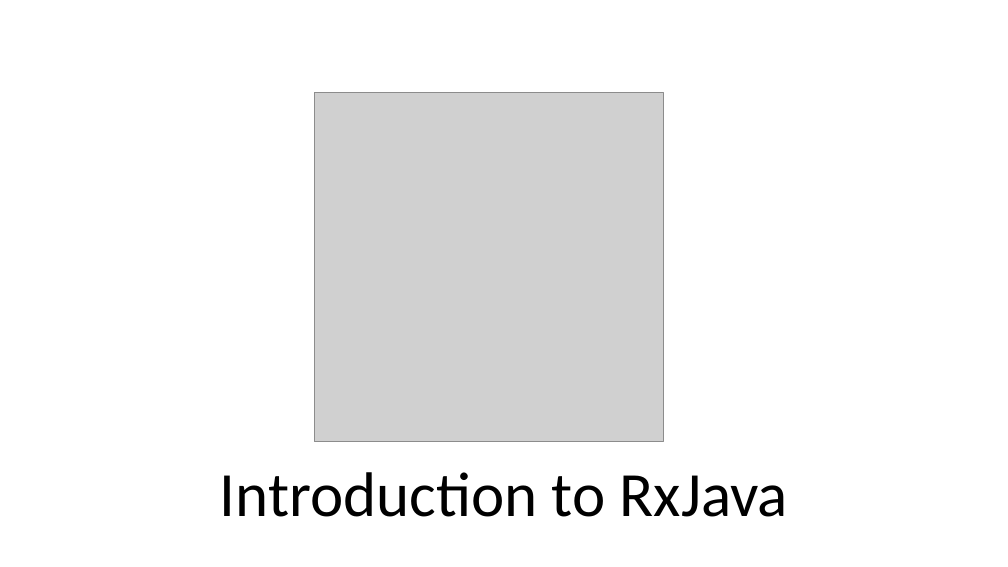
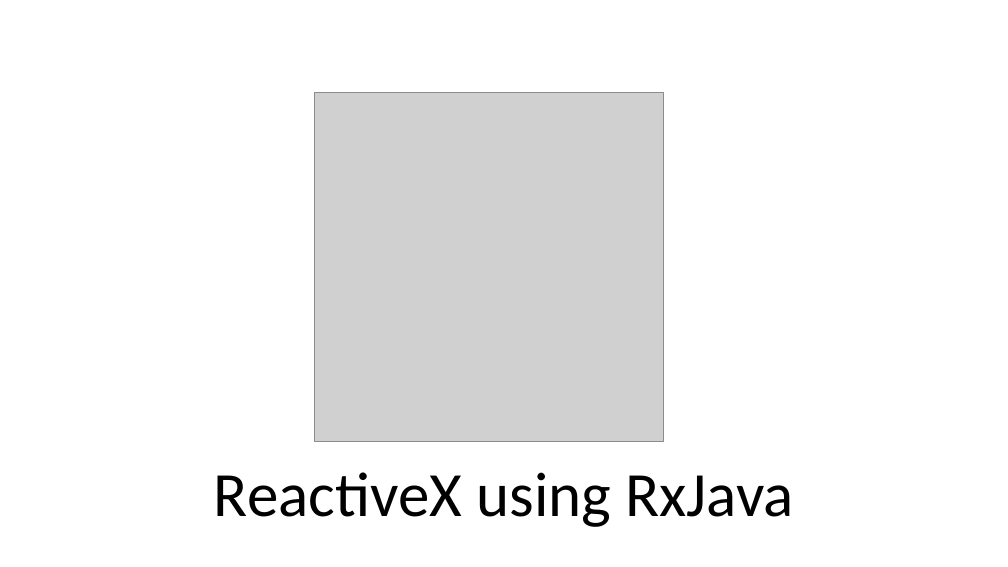
Before and after one commit to chandanthakur/rxjava-basics, a slide deck: slide 1 of ppt/RxJava.pptx. Drawn at 1008x567 pixels with LibreOffice and Linux fonts; fonts in the diff are those of the drawing; grey boxes stand for pictures. Boxes give left, top, right and bottom in pixels: in the first picture for what was removed or moved away, otherwise in the second. Text is boxed around its words. In the diff, an @@ line names an element or a change of style, - is before the commit and + after.

```diff
--- a/ppt/RxJava.pptx
+++ b/ppt/RxJava.pptx
@@ title at bbox=[214, 472, 793, 527]: text changed @@
-Introduction to RxJava
+ReactiveX using RxJava
```
Also in this commit, not shown: 10 other slides changed, 2 slides added, 1 slide removed, 6 other files.
